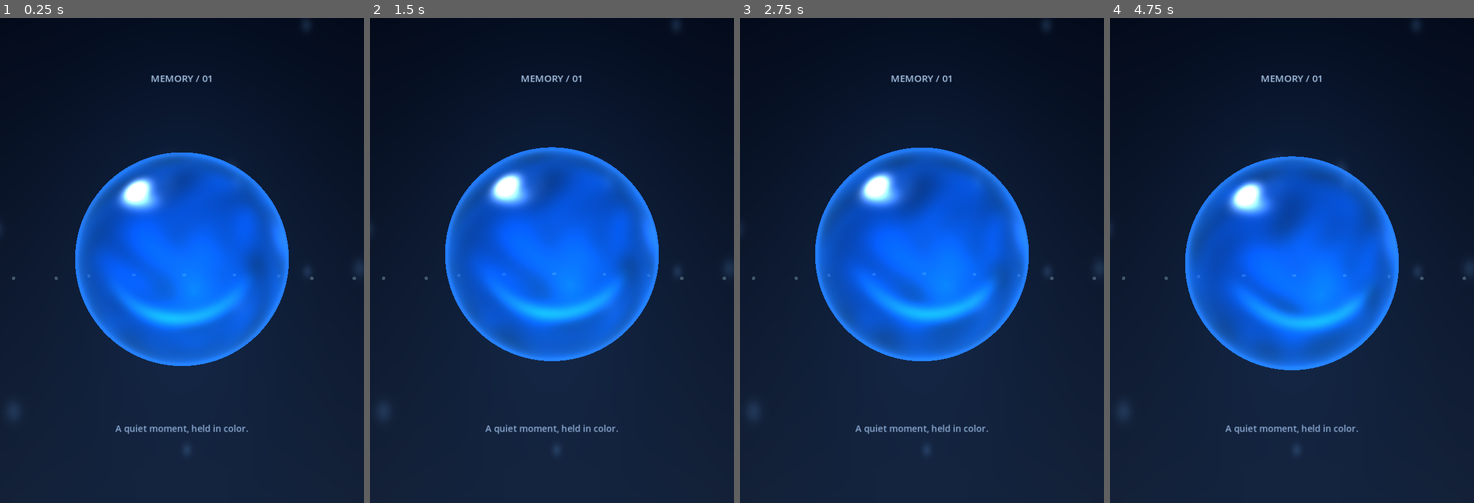
Above: before the commit, frames 1-4 (left to right).
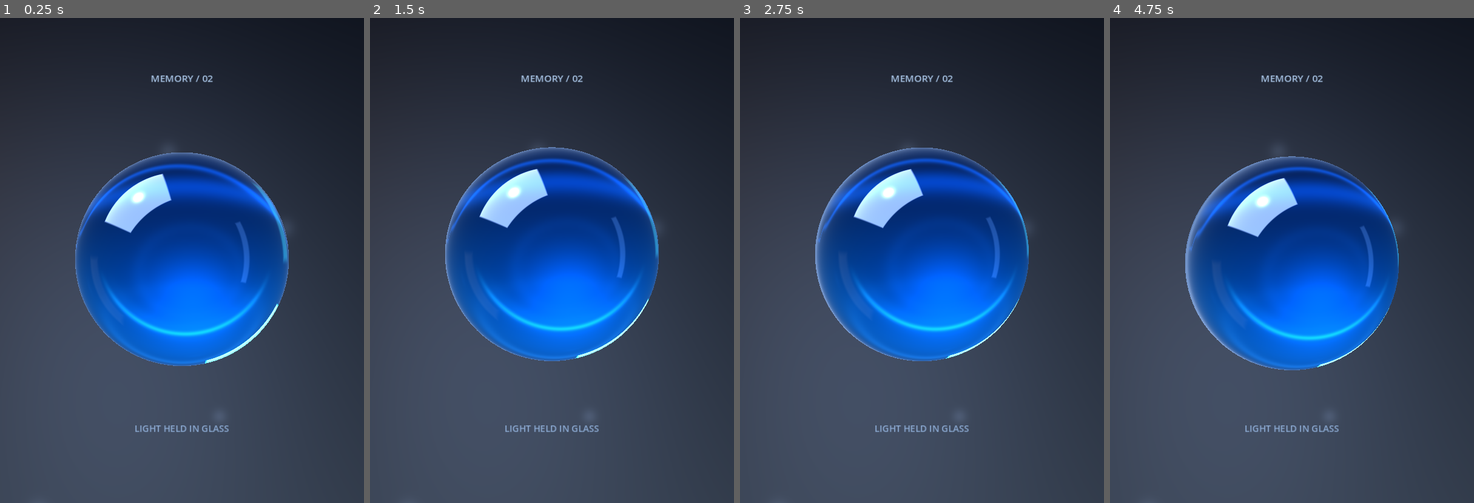
Above: after the commit, the same moments.

Repository: z-jingqi/Colorawakens
Game: Godot game, scene res://sphere/main.tscn
Same seed, same stepped clock (60 frames per second), same inputs: the game is played once before the commit and once after it. This scene is started directly instead of the project's main scene.
Inputs (mouse positions are in pixels of both pictures, inside the frame that each line leads up to):
- Up to frame 1 (0.25 s): no input
- Up to frame 2 (1.5 s): tap Enter at 0.5 s; move the mouse to (632, 236) at 0.52 s; tap R at 0.6 s; click (632, 236) at 0.67 s; tap Space at 0.77 s; drag from (479, 284) to (533, 357) at 1.27 s
- Up to frame 3 (2.75 s): move the mouse to (958, 153) at 2.02 s; tap 3 at 2.1 s; click (958, 153) at 2.17 s
- Up to frame 4 (4.75 s): drag from (1273, 357) to (1182, 187) at 2.77 s; move the mouse to (1401, 333) at 3.52 s; tap 1 at 3.6 s; click (1401, 333) at 3.67 s; tap Space at 3.77 s; drag from (1182, 187) to (1237, 139) at 4.27 s

The runs differ from the first frame. In frame 1, 77% of the frame differs, in the area x 0-100%, y 0-100%; in frame 2, 78%; in frame 3, 78%; in frame 4, 78%.

Commit message:
Refine memory sphere with optical depth and studio reflections

Diff:
--- a/sphere/backdrop.gdshader
+++ b/sphere/backdrop.gdshader
@@ -2,15 +2,16 @@
 render_mode unshaded;
 void fragment(){
  vec2 q=UV;
- vec3 col=mix(vec3(.018,.028,.065),vec3(.10,.15,.24),q.y);
- float halo=exp(-length((q-vec2(.5,.5))*vec2(2.,1.6))*3.);
- col+=vec3(.035,.09,.17)*halo;
- for(int i=0;i<12;i++){
-  float f=float(i);
-  vec2 c=vec2(.13+fract(sin(f*12.4)*437.1)*.74,.1+fract(sin(f*7.8)*491.3)*.8);
-  float r=.007+.012*fract(sin(f*21.)*13.);
-  float d=length(q-c);
-  col+=vec3(.16,.26,.36)*exp(-pow(d/r,2.))*.35;
+ vec3 c=mix(vec3(.035,.045,.075),vec3(.22,.26,.32),q.y);
+ float light=exp(-dot((q-vec2(.40,.58))*vec2(3.,3.),(q-vec2(.40,.58))*vec2(3.,3.)));
+ c+=vec3(.10,.12,.16)*light;
+ c+=vec3(.06,.035,.018)*exp(-length((q-vec2(.1,.4))*4.));
+ for(int i=0;i<8;i++){
+  float k=float(i);
+  vec2 pos=vec2(.15+fract(sin(k*17.+4.)*97.)*.70,.13+fract(sin(k*7.+5.)*43.)*.74);
+  float d=length((q-pos)*vec2(.75,1.));
+  float rad=.009+.006*fract(k*.721);
+  c+=vec3(.20,.24,.30)*exp(-pow(d/rad,2.))*.30;
  }
- ALBEDO=col;
+ ALBEDO=c;
 }
--- a/sphere/main.gd
+++ b/sphere/main.gd
@@ -31,23 +31,10 @@
  mat.shader=load("res://sphere/orb.gdshader")
  orb.material_override=mat
  add_child(orb)
- # Background lines make optical distortion visible.
- for i in range(9):
-  var bead:=MeshInstance3D.new()
-  var mesh:=SphereMesh.new()
-  mesh.radius=.018
-  mesh.height=.036
-  bead.mesh=mesh
-  bead.position=Vector3(-1.7+i*.43,-.18,-1.3)
-  var m:=StandardMaterial3D.new()
-  m.shading_mode=BaseMaterial3D.SHADING_MODE_UNSHADED
-  m.albedo_color=Color(.26,.34,.42)
-  bead.material_override=m
-  add_child(bead)
  var ui:=CanvasLayer.new()
  add_child(ui)
  var title:=Label.new()
- title.text="MEMORY / 01"
+ title.text="MEMORY / 02"
  title.position=Vector2(0,105)
  title.size=Vector2(720,40)
  title.horizontal_alignment=HORIZONTAL_ALIGNMENT_CENTER
@@ -55,7 +42,7 @@
  title.modulate=Color(.66,.77,.9)
  ui.add_child(title)
  var footer:=Label.new()
- footer.text="A quiet moment, held in color."
+ footer.text="LIGHT HELD IN GLASS"
  footer.position=Vector2(0,800)
  footer.size=Vector2(720,40)
  footer.horizontal_alignment=HORIZONTAL_ALIGNMENT_CENTER
--- a/sphere/orb.gdshader
+++ b/sphere/orb.gdshader
@@ -2,34 +2,69 @@
 render_mode unshaded, cull_back;
 uniform sampler2D screen_tex : hint_screen_texture, filter_linear_mipmap;
 uniform float phase = 0.0;
-uniform vec3 tint : source_color = vec3(0.018,0.32,0.95);
+uniform vec3 absorption = vec3(1.55, 0.36, 0.025);
+uniform float ior = 1.46;
 varying vec3 p;
-void vertex(){p=VERTEX;}
-float cloud(vec3 q) {
- return sin(q.x*3.1+sin(q.y*2.7))*sin(q.y*3.4+sin(q.z*3.2))*sin(q.z*2.8+sin(q.x*2.));
+void vertex(){ p=VERTEX; }
+float panel(vec3 ray, vec3 axis, vec3 up, vec2 size, float softness){
+ vec3 right=normalize(cross(up,axis));
+ vec3 vup=normalize(cross(axis,right));
+ float facing=dot(ray,axis);
+ vec2 uv=vec2(dot(ray,right),dot(ray,vup))/max(facing,.001);
+ vec2 d=abs(uv)-size;
+ float box=length(max(d,vec2(0.)))+min(max(d.x,d.y),0.);
+ return (1.-smoothstep(-softness,softness,box))*step(0.,facing);
+}
+vec3 studio(vec3 d){
+ vec3 c=mix(vec3(.10,.16,.32),vec3(.75,.85,1.),smoothstep(-.7,.8,d.y));
+ c+=vec3(.90,.94,1.)*panel(d,normalize(vec3(-1.1,1.4,.05)),vec3(0,1,0),vec2(.42,.48),.018)*18.0;
+ c+=vec3(.56,.75,1.)*panel(d,normalize(vec3(1.3,.15,.4)),vec3(0,1,0),vec2(.065,.50),.025)*5.0;
+ c+=vec3(1.,.66,.35)*panel(d,normalize(vec3(-1.2,-.5,-.5)),vec3(0,1,0),vec2(.12,.4),.05)*1.2;
+ c+=vec3(.18,.60,.95)*exp(-pow((d.y+.50)*9.,2.))*.65;
+ return c;
 }
 void fragment(){
- vec3 n=normalize(NORMAL);
- vec3 v=normalize(VIEW);
- float facing=clamp(dot(n,v),0.,1.);
- float edge=pow(1.-facing,2.3);
- vec2 warp=n.xy*(0.025+facing*0.025);
- vec3 bg=textureLod(screen_tex,SCREEN_UV-warp,1.3).rgb;
- vec3 q=p*2.0+vec3(sin(phase*.4)*.18,phase*.12,0.);
- float mist=cloud(q)*.5+.5;
- float inner=pow(max(0.,1.-length(p.xy-vec2(.10,-.32))*.64),3.);
- float caustic=exp(-pow((length(p.xy-vec2(-.04,.18))-.78)*13.,2.))*smoothstep(.05,.9,-p.y);
- vec3 col=mix(bg,tint,.32+.32*mist);
- col+=tint*(.13+.28*mist)*facing;
- col+=vec3(.02,.58,1.)*inner*.38;
- col+=vec3(.10,.7,1.)*caustic*.65;
- // Broad studio softbox reflection and small sharp glint.
- float box=exp(-pow((n.x+.38)*7.,2.)-pow((n.y-.55)*12.,2.));
- float glint=pow(max(dot(n,normalize(vec3(-.43,.65,.64))),0.),160.);
- float side=pow(max(dot(n,normalize(vec3(.85,.18,.32))),0.),60.);
- col+=vec3(.75,.91,1.)*box*.7+vec3(.9,.98,1.)*glint*2.2;
- col+=vec3(.23,.48,1.)*side*.35;
- col=mix(col,vec3(.21,.64,1.),edge*.35);
- col+=vec3(.19,.48,1.)*pow(1.-facing,8.)*.24;
+ vec3 n=normalize(p);
+ vec3 incident=vec3(0,0,-1);
+ float face=max(n.z,0.);
+ float f0=pow((ior-1.)/(ior+1.),2.);
+ float fresnel=f0+(1.-f0)*pow(1.-face,5.);
+ vec3 inside=refract(incident,n,1./ior);
+ float distance_in=-2.*dot(p,inside);
+ vec3 exitpoint=p+inside*distance_in;
+ vec3 outdir=refract(inside,-normalize(exitpoint),ior);
+ vec3 transmitted=studio(outdir);
+ // One internal reflected path adds real curved secondary reflections.
+ vec3 bounced=reflect(inside,normalize(exitpoint));
+ float second_length=-2.*dot(exitpoint,bounced);
+ vec3 second_point=exitpoint+bounced*second_length;
+ vec3 second_ray=refract(bounced,-normalize(second_point),ior);
+ float internal_f=f0+(1.-f0)*pow(1.-abs(dot(inside,normalize(exitpoint))),5.);
+ transmitted+=studio(second_ray)*internal_f*exp(-absorption*second_length)*.35;
+ // Back-wall pattern is refracted by both surfaces, rather than blurred on top.
+ vec2 back=exitpoint.xy+outdir.xy*((-2.-exitpoint.z)/min(outdir.z,-.15));
+ vec2 sample_uv=SCREEN_UV+(back-p.xy)*vec2(1./3.675,-1./4.9);
+ transmitted=mix(transmitted,textureLod(screen_tex,clamp(sample_uv,vec2(.001),vec2(.999)),.5).rgb,.25);
+ float ribbons=exp(-pow((back.y+.8+.12*sin(back.x*2.+phase*.20))*8.,2.));
+ transmitted+=vec3(.12,.55,.9)*ribbons*.55;
+ transmitted*=exp(-absorption*distance_in);
+ // Clear shell catches sharp rectangular studio reflections.
+ vec3 refl=studio(reflect(incident,n));
+ vec3 col=transmitted*(1.-fresnel)+refl*fresnel;
+ // Luminous pigment is strongest in the lower core, leaving a dark clear cap.
+ float core=exp(-dot((n.xy-vec2(.08,-.38))*vec2(2.3,2.5),(n.xy-vec2(.08,-.38))*vec2(2.3,2.5)));
+ col+=vec3(.005,.20,.52)*core;
+ float ring=length((n.xy-vec2(.06,-.12))*vec2(1.,1.14));
+ col+=vec3(.025,.16,.38)*exp(-pow((ring-.48)*14.,2.))*.12;
+
+ // Focused light in the lower interior; its crisp crescent conveys thickness.
+ float r=length(n.xy-vec2(.02,.12));
+ float crescent=exp(-pow((r-.82)*47.,2.))*smoothstep(.05,.7,-n.y);
+ float broad=exp(-pow((r-.78)*12.,2.))*smoothstep(.05,.7,-n.y);
+ col+=vec3(.015,.42,.8)*broad*.22+vec3(.12,.9,1.)*crescent*.38;
+ float rim=pow(1.-face,10.);
+ col+=vec3(.30,.64,1.)*rim*.16;
+ // Fine glint; avoid broad white emission that reads as plastic.
+ col+=vec3(.9,.97,1.)*pow(max(dot(n,normalize(vec3(-.42,.58,.7))),0.),1000.)*1.3;
  ALBEDO=col;
 }
Not shown, changed: docs/memory-sphere-study.md
